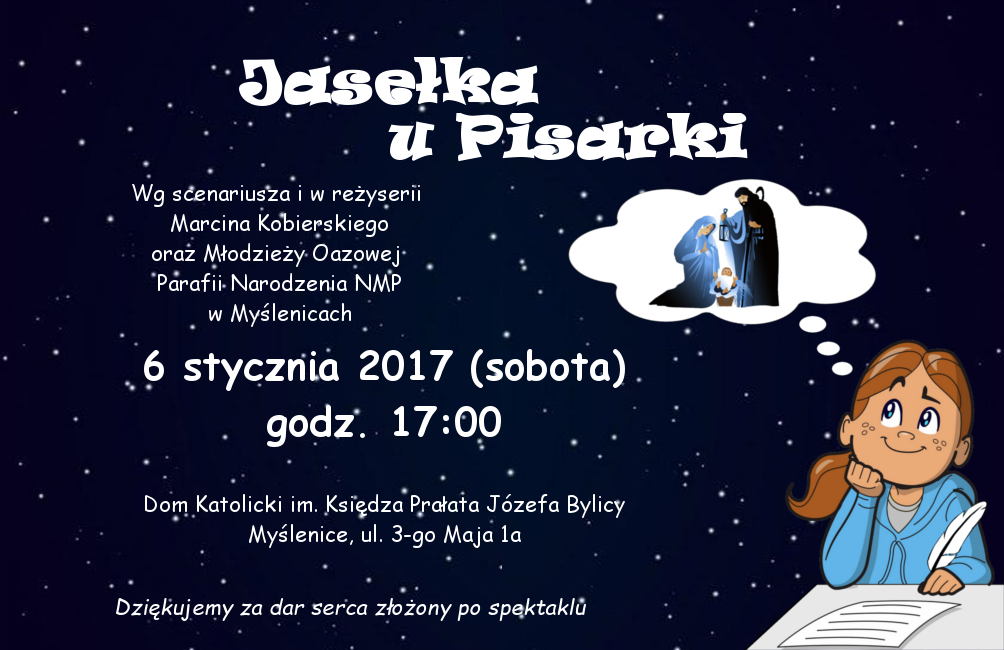
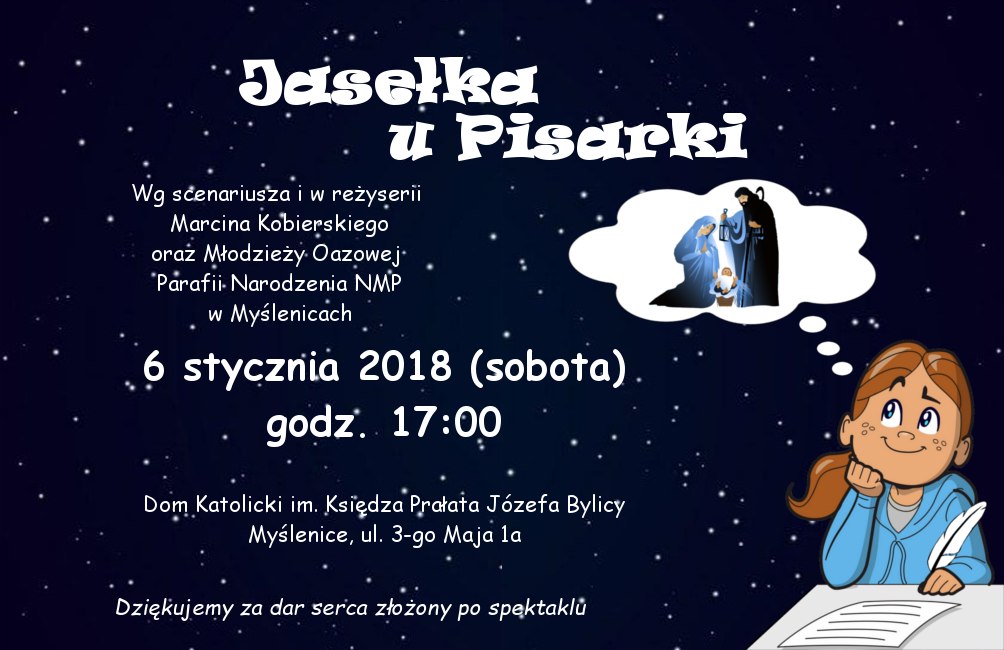
Comparing the layer stacks of the two 1004px x 650px images. Changes:
renamed "6 stycznia 2017 (sobota) ..." to "6 stycznia 2018 (sobota) ...", painted on it over [430, 350, 453, 381]
